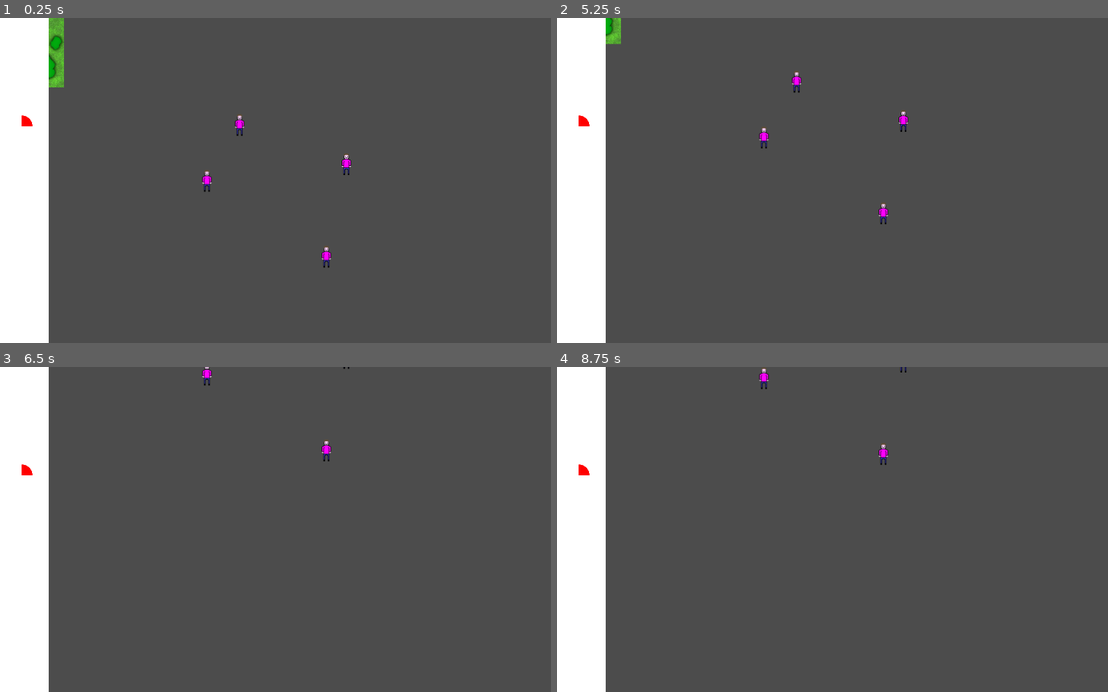
Above: before the commit, frames 1-4 (two rows, left to right).
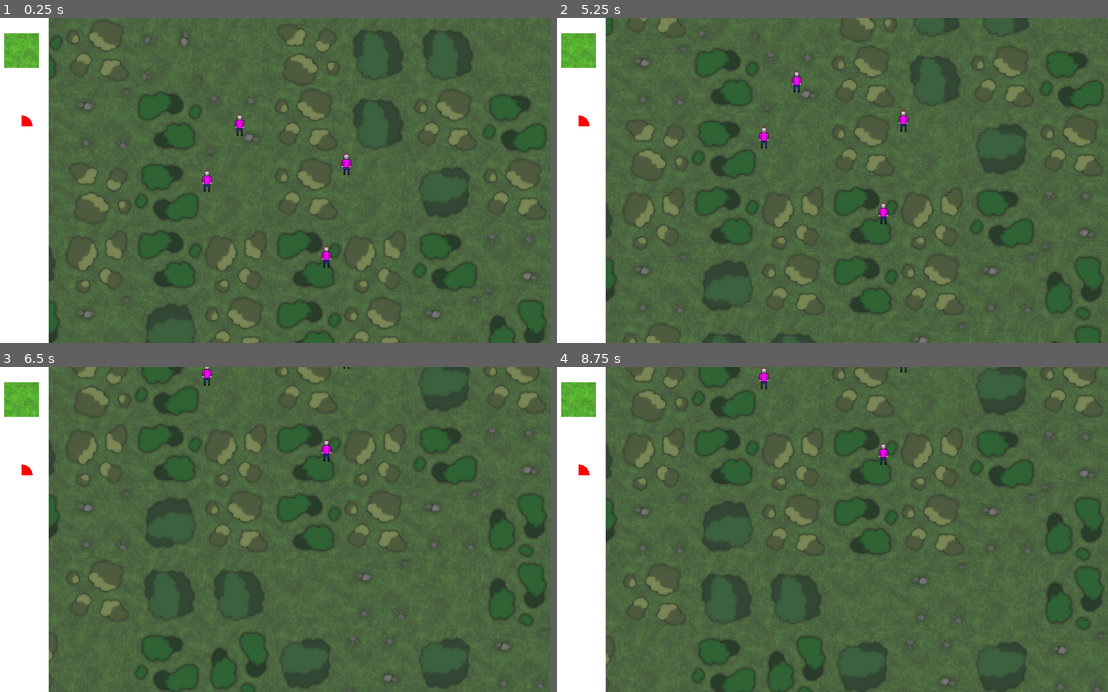
Above: after the commit, the same moments.

Repository: gwilymk/godot-congregation
Game: Godot game, scene res://Game.tscn
Same seed, same stepped clock (60 frames per second), same inputs: the game is played once before the commit and once after it. This scene is started directly instead of the project's main scene.
Inputs (mouse positions are in pixels of both pictures, inside the frame that each line leads up to):
- Up to frame 1 (0.25 s): no input
- Up to frame 2 (5.25 s): tap Enter at 0.5, 2.75 s; move the mouse to (953, 164) at 0.52 s; hold E (rotate_right, bound only after the commit) 0.53-1.25 s; click (953, 164) at 0.67 s; tap Space at 1.25, 4.25 s; drag from (716, 196) to (799, 245) at 1.27 s; move the mouse to (887, 109) at 2.02 s; hold E (rotate_right, bound only after the commit) 2.03-2.75 s; click (887, 109) at 2.17 s; drag from (799, 245) to (661, 131) at 2.77 s; move the mouse to (997, 229) at 3.52 s; hold Q (rotate_left, bound only after the commit) 3.53-4.25 s; click (997, 229) at 3.67 s; drag from (661, 131) to (744, 99) at 4.27 s; move the mouse to (860, 180) at 5.02 s; hold Down (ui_down) from 5.03 s (still down); click (860, 180) at 5.17 s
- Up to frame 3 (6.5 s): release Down (ui_down) at 5.75 s; drag from (187, 448) to (159, 545) at 5.77 s
- Up to frame 4 (8.75 s): move the mouse to (953, 513) at 6.52 s; hold Up (ui_up) 6.53-7.25 s; click (953, 513) at 6.67 s; drag from (716, 545) to (799, 594) at 7.27 s; move the mouse to (887, 458) at 8.02 s; hold Down (ui_down) from 8.03 s (still down); click (887, 458) at 8.17 s

The runs differ from the first frame. In frame 1, 53% of the frame differs, in the area x 0-100%, y 0-100%; in frame 2, 53%; in frame 3, 54%; in frame 4, 54%.
Error before the commit: Parse Error: The method "instance" isn't declared in the current class. (res://Tile.gd:45)
Error after the commit: Invalid call. Nonexistent function 'tile_size' in base 'PackedScene'. (res://NextPiece.gd:10)

Commit message:
Draggable tiles

Diff:
--- a/GUI.tscn
+++ b/GUI.tscn
@@ -1,8 +1,12 @@
-[gd_scene load_steps=2 format=2]
+[gd_scene load_steps=6 format=2]
 
-[ext_resource path="res://CounterSpinner.gd" type="Script" id=1]
+[ext_resource path="res://tiles.png" type="Texture" id=1]
+[ext_resource path="res://NextPiece.gd" type="Script" id=2]
+[ext_resource path="res://CounterSpinner.gd" type="Script" id=3]
+[ext_resource path="res://TilePlacement.gd" type="Script" id=4]
+[ext_resource path="res://TileDraggable.gd" type="Script" id=5]
 
-[node name="GUI" type="CanvasLayer"]
+[node name="GUI" type="CanvasLayer" index="0"]
 
 layer = 1
 offset = Vector2( 0, 0 )
@@ -30,14 +34,29 @@
 [node name="NextPiece" type="Sprite" parent="SidePanel" index="0"]
 
 position = Vector2( 50, 60 )
-_sections_unfolded = [ "Transform" ]
+scale = Vector2( 0.5, 0.5 )
+texture = ExtResource( 1 )
+region_enabled = true
+region_rect = Rect2( 0, 0, 128, 128 )
+script = ExtResource( 2 )
+_sections_unfolded = [ "Animation", "Region", "Transform" ]
 
 [node name="CounterSpinner" type="Node2D" parent="SidePanel" index="1"]
 
 position = Vector2( 50, 200 )
-script = ExtResource( 1 )
+script = ExtResource( 3 )
 _sections_unfolded = [ "Transform" ]
 angle_from = 0
 angle_to = 1.5708
 color = Color( 1, 0, 0, 1 )
 radius = 20
+
+[node name="Tile" type="Node" parent="." index="1"]
+
+script = ExtResource( 4 )
+
+[node name="TileDraggable" type="Sprite" parent="Tile" index="0"]
+
+script = ExtResource( 5 )
+
+[connection signal="newTile" from="Tile" to="SidePanel/NextPiece" method="set_tile"]
--- a/Lobby.tscn
+++ b/Lobby.tscn
@@ -3,7 +3,7 @@
 [ext_resource path="res://Lobby.gd" type="Script" id=1]
 [ext_resource path="res://MenuButton.gd" type="Script" id=2]
 
-[node name="Lobby" type="Control"]
+[node name="Lobby" type="Control" index="0"]
 
 anchor_left = 0.0
 anchor_top = 0.0
@@ -16,6 +16,7 @@
 size_flags_horizontal = 1
 size_flags_vertical = 1
 script = ExtResource( 1 )
+_sections_unfolded = [ "Grow Direction" ]
 
 [node name="CreateServerButton" type="Button" parent="." index="0"]
 
--- /dev/null
+++ b/NextPiece.gd
@@ -0,0 +1,33 @@
+tool
+extends Sprite
+
+signal tileClicked(id)
+
+var tileID = -1
+
+func _ready():
+	var t = preload("res://Tile.tscn")
+	region_rect = Rect2(Vector2(0,0), t.tile_size())
+	vframes = t.vframes
+	hframes = t.hframes
+	visible = false
+
+func set_tile(id):
+	if id < 0:
+		visible = false
+	else:
+		frame = id
+		tileID = id
+		visible = true
+
+func _input(event):
+	if !visible:
+		return
+	if event is InputEventMouseButton:
+		if event.is_pressed() and event.button == BUTTON_LEFT:
+			if get_rect().has_point(event.position):
+				emit_signal("tileClicked", frame)
+				visible = false
+
+func get_rect():
+	return Rect2(position - region_rect.size/2, region_rect.size)
--- a/Tile.gd
+++ b/Tile.gd
@@ -41,11 +41,9 @@
 # Base tiles
 const BASE_TILE_IDS = [0, 1, 2, 3, 4]
 
-static func new_tile(id, orientation):
-	var new_tile = instance()
-	new_tile.rotation = orientation * PI / 2
-	new_tile.frame = id
-	return new_tile
+func tile_size():
+	var s = texture.size.x/hframes
+	return Vector2(s,s)
 
 func rotate_array(array, amount):
 	if amount == 0:
--- /dev/null
+++ b/TileDraggable.gd
@@ -0,0 +1,5 @@
+extends Sprite
+
+func _input(event):
+	if event is InputEventMouseMotion:
+		position = event.position
--- /dev/null
+++ b/TilePlacement.gd
@@ -0,0 +1,39 @@
+extends Node
+
+signal placeTile(id, orientation, x, y)
+signal newTile(id)
+
+var dragging = false
+
+var tileID = -1
+var orientation = 0
+
+func _on_new_tile(id, orientation, inhand):
+	if not inhand:
+		emit_signal("newTile", id)
+	else:
+		grab_tile(id, orientation)
+	pass
+
+func grab_tile(id, orient):
+	$TileDraggable.frame = id
+	$TileDraggable.rotation = orient/3 * 2*PI
+	$TileDraggable.visible = true
+	tileID = id
+	orientation = orient
+
+func _input(event):
+	if !dragging:
+		return false
+	if event is InputEventMouseButton:
+		if event.button == BUTTON_LEFT:
+			dragging = false
+			$TileDraggable.visible = false
+			emit_signal("placeTile", tileID, orientation, event.position.x, event.position.y)
+	if event.is_action_pressed("rotate_left"):
+		orientation = orientation + 1 % 3
+	if event.is_action_pressed("rotate_right"):
+		orientation -= 1
+		if orientation > 0:
+			orientation = 3
+	$TileDraggable.rotation = orientation/3 * 2*PI
--- a/project.godot
+++ b/project.godot
@@ -16,9 +16,29 @@
 
 [input]
 
+ui_left=[ Object(InputEventKey,"resource_local_to_scene":false,"resource_name":"","device":0,"alt":false,"shift":false,"control":false,"meta":false,"command":false,"pressed":false,"scancode":16777231,"unicode":0,"echo":false,"script":null)
+, Object(InputEventJoypadButton,"resource_local_to_scene":false,"resource_name":"","device":0,"button_index":14,"pressure":0.0,"pressed":false,"script":null)
+, Object(InputEventKey,"resource_local_to_scene":false,"resource_name":"","device":0,"alt":false,"shift":false,"control":false,"meta":false,"command":false,"pressed":false,"scancode":65,"unicode":0,"echo":false,"script":null)
+ ]
+ui_right=[ Object(InputEventKey,"resource_local_to_scene":false,"resource_name":"","device":0,"alt":false,"shift":false,"control":false,"meta":false,"command":false,"pressed":false,"scancode":16777233,"unicode":0,"echo":false,"script":null)
+, Object(InputEventJoypadButton,"resource_local_to_scene":false,"resource_name":"","device":0,"button_index":15,"pressure":0.0,"pressed":false,"script":null)
+, Object(InputEventKey,"resource_local_to_scene":false,"resource_name":"","device":0,"alt":false,"shift":false,"control":false,"meta":false,"command":false,"pressed":false,"scancode":68,"unicode":0,"echo":false,"script":null)
+ ]
+ui_up=[ Object(InputEventKey,"resource_local_to_scene":false,"resource_name":"","device":0,"alt":false,"shift":false,"control":false,"meta":false,"command":false,"pressed":false,"scancode":16777232,"unicode":0,"echo":false,"script":null)
+, Object(InputEventJoypadButton,"resource_local_to_scene":false,"resource_name":"","device":0,"button_index":12,"pressure":0.0,"pressed":false,"script":null)
+, Object(InputEventKey,"resource_local_to_scene":false,"resource_name":"","device":0,"alt":false,"shift":false,"control":false,"meta":false,"command":false,"pressed":false,"scancode":87,"unicode":0,"echo":false,"script":null)
+ ]
+ui_down=[ Object(InputEventKey,"resource_local_to_scene":false,"resource_name":"","device":0,"alt":false,"shift":false,"control":false,"meta":false,"command":false,"pressed":false,"scancode":16777234,"unicode":0,"echo":false,"script":null)
+, Object(InputEventJoypadButton,"resource_local_to_scene":false,"resource_name":"","device":0,"button_index":13,"pressure":0.0,"pressed":false,"script":null)
+, Object(InputEventKey,"resource_local_to_scene":false,"resource_name":"","device":0,"alt":false,"shift":false,"control":false,"meta":false,"command":false,"pressed":false,"scancode":83,"unicode":0,"echo":false,"script":null)
+ ]
 ui_zoom_in=[ Object(InputEventMouseButton,"resource_local_to_scene":false,"resource_name":"","device":0,"alt":false,"sh …(213 unchanged characters)…
  ]
 ui_zoom_out=[ Object(InputEventMouseButton,"resource_local_to_scene":false,"resource_name":"","device":0,"alt":false,"s …(214 unchanged characters)…
+ ]
+rotate_left=[ Object(InputEventKey,"resource_local_to_scene":false,"resource_name":"","device":0,"alt":false,"shift":false,"control":false,"meta":false,"command":false,"pressed":false,"scancode":81,"unicode":0,"echo":false,"script":null)
+ ]
+rotate_right=[ Object(InputEventKey,"resource_local_to_scene":false,"resource_name":"","device":0,"alt":false,"shift":false,"control":false,"meta":false,"command":false,"pressed":false,"scancode":69,"unicode":0,"echo":false,"script":null)
  ]
 
 [rendering]
